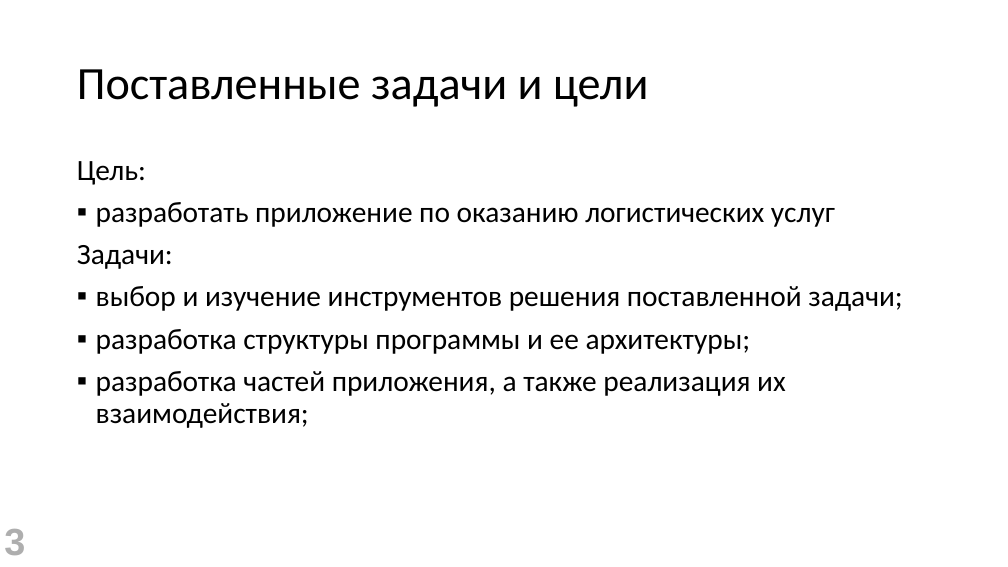
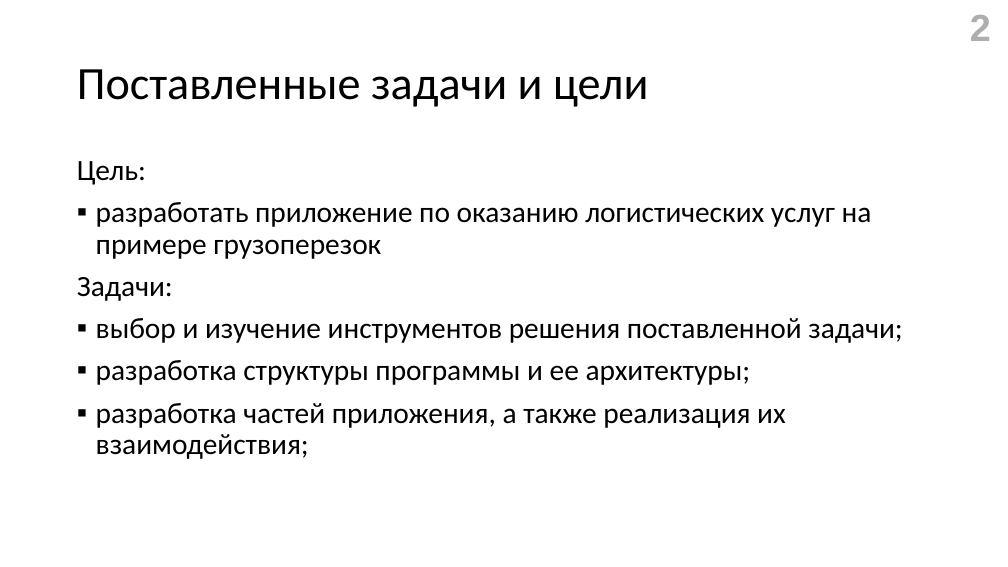
Before and after one commit to gromov-nikita/diplomHUB, a slide deck: slide 2 of diplom v2.0/doc/Презентация.pptx (slide 3 before the commit). Drawn at 1008x567 pixels with LibreOffice and Linux fonts; fonts in the diff are those of the drawing. Boxes give left, top, right and bottom in pixels: in the first picture for what was removed or moved away, otherwise in the second. Text is boxed around its words. In the diff, an @@ line names an element or a change of style, - is before the commit and + after.

```diff
--- a/diplom v2.0/doc/Презентация.pptx
+++ b/diplom v2.0/doc/Презентация.pptx
@@ page number added at (x1=970, y1=15, x2=991, y2=41), 36 pt, text #AEAEAE, bold @@
+2
@@ text at (x1=96, y1=202, x2=872, y2=259): text changed @@
-▪ разработать приложение по оказанию логистических услуг
+▪ разработать приложение по оказанию логистических услуг на примере грузоперезок
@@ page number removed at (x1=4, y1=529, x2=25, y2=555) @@
-3
```
Also in this commit, not shown: 19 other slides changed, 1 other file.
